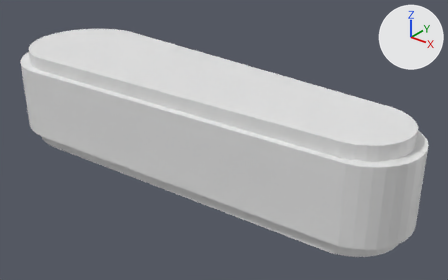
What one commit did to the FBX model PracticePinBall/Assets/Mesh/Flipper.fbx.
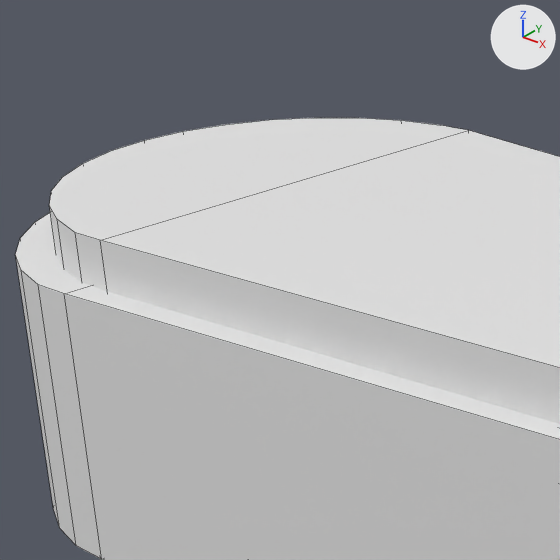
Old and new are each drawn whole from a 50 mm camera at (5.3, -6.31, 3.78) aimed at (0.16, 0.12, -0.21) and again close up on the part from 4% to 34% of the width and 0% to 49% of the height. The axes (+X, +Y, +Z) are drawn at upper right. The lights are the same throughout. The close-ups show mesh edges as thin lines.
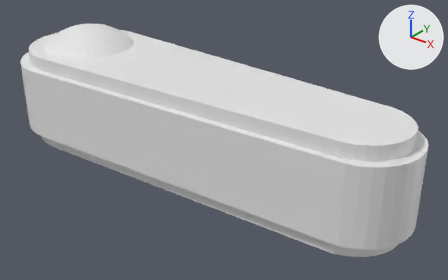
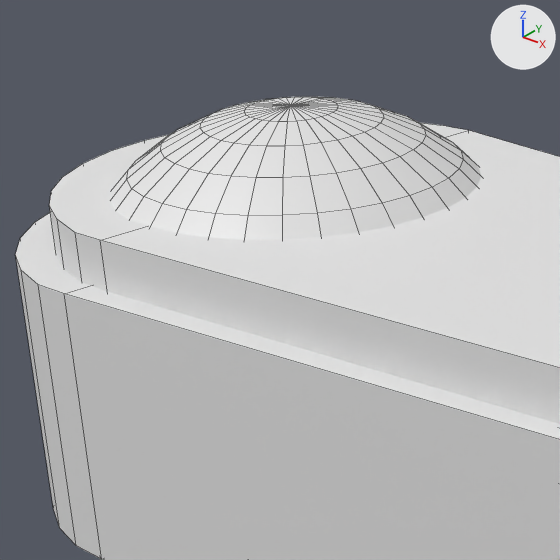
The newer file is also turned or shifted as a whole; pictures and numbers use the older file's frame.

Edits to the scene script, one JSON object a line:
```json
{"op": "add", "block": "me_sphere", "code": ["me_sphere = bpy.data.meshes.new('Sphere')", "me_sphere.from_pydata(...)  # a UV sphere (32 segments, 16 rings, poles along z) spanning x -0.93..0.93, y -0.93..0.93, z -0.58..1.07"]}
{"op": "add", "block": "ob_sphere", "code": ["ob_sphere = bpy.data.objects.new('Sphere', me_sphere)", "ob_sphere.location = (-2.571, 0.0, 0.0)"]}
```

Location of each change, (x1, y1, x2, y2) in pixels of the close-ups (560 x 560 px):
```json
{"object": "Sphere", "change": "added", "after": [110, 97, 481, 240]}
```
